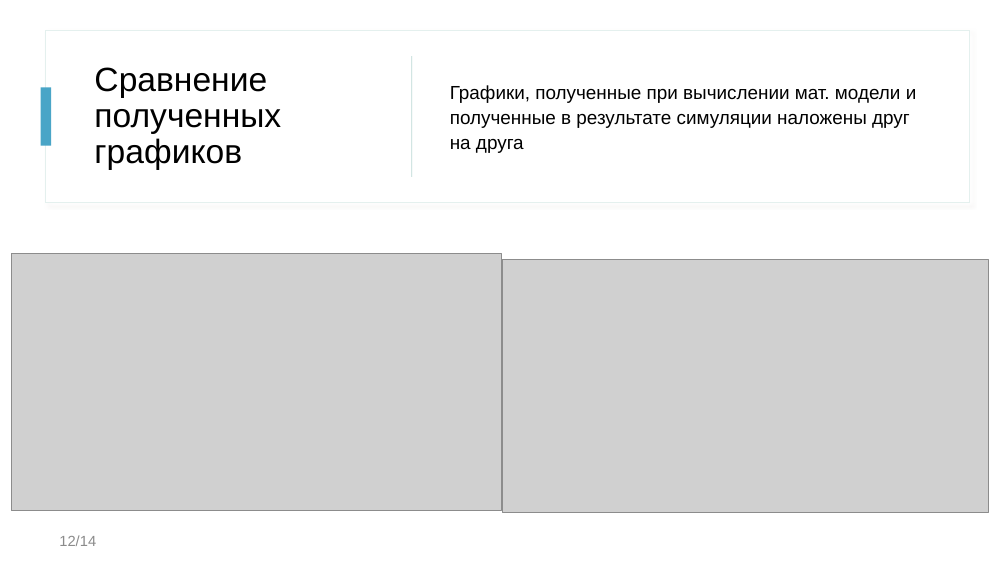
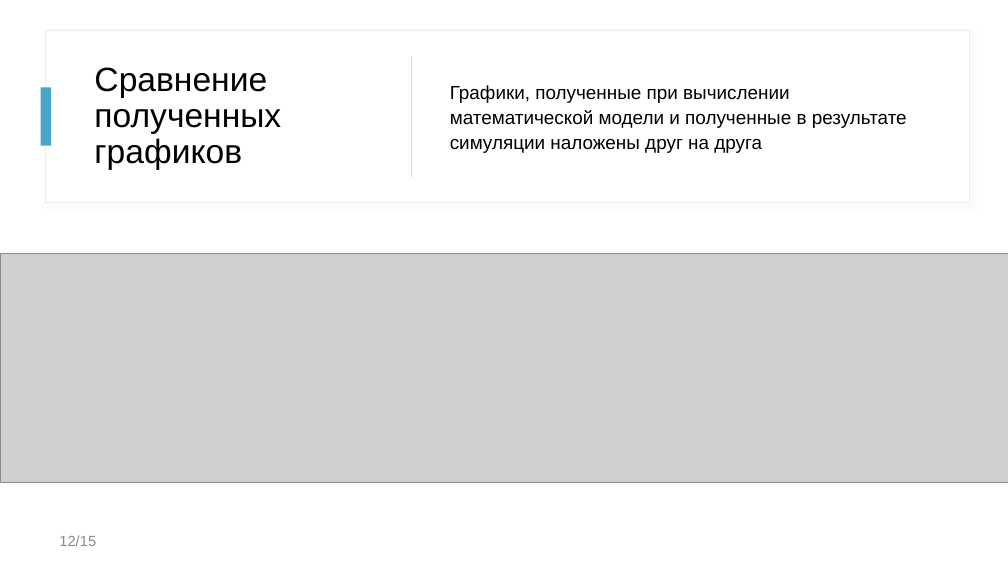
Before and after one commit to d-asv-b/varkt, a slide deck: slide 12 of Reports/Presentation.pptx. Drawn at 1008x567 pixels with LibreOffice and Linux fonts; fonts in the diff are those of the drawing; grey boxes stand for pictures. Boxes give left, top, right and bottom in pixels: in the first picture for what was removed or moved away, otherwise in the second. Text is boxed around its words. In the diff, an @@ line names an element or a change of style, - is before the commit and + after.

```diff
--- a/Reports/Presentation.pptx
+++ b/Reports/Presentation.pptx
@@ text at (450, 85, 907, 153): text changed @@
-Графики, полученные при вычислении мат. модели и полученные в результате симуляции наложены друг на друга
+Графики, полученные при вычислении математической модели и полученные в результате симуляции наложены друг на друга
@@ picture added at (0, 253, 1008, 483) @@
@@ picture removed at (11, 254, 501, 511) @@
@@ picture removed at (503, 259, 988, 512) @@
@@ page number at (59, 535, 96, 546): text changed @@
-12/14
+12/15
```
Also in this commit, not shown: 7 other slides changed, 1 other file.
